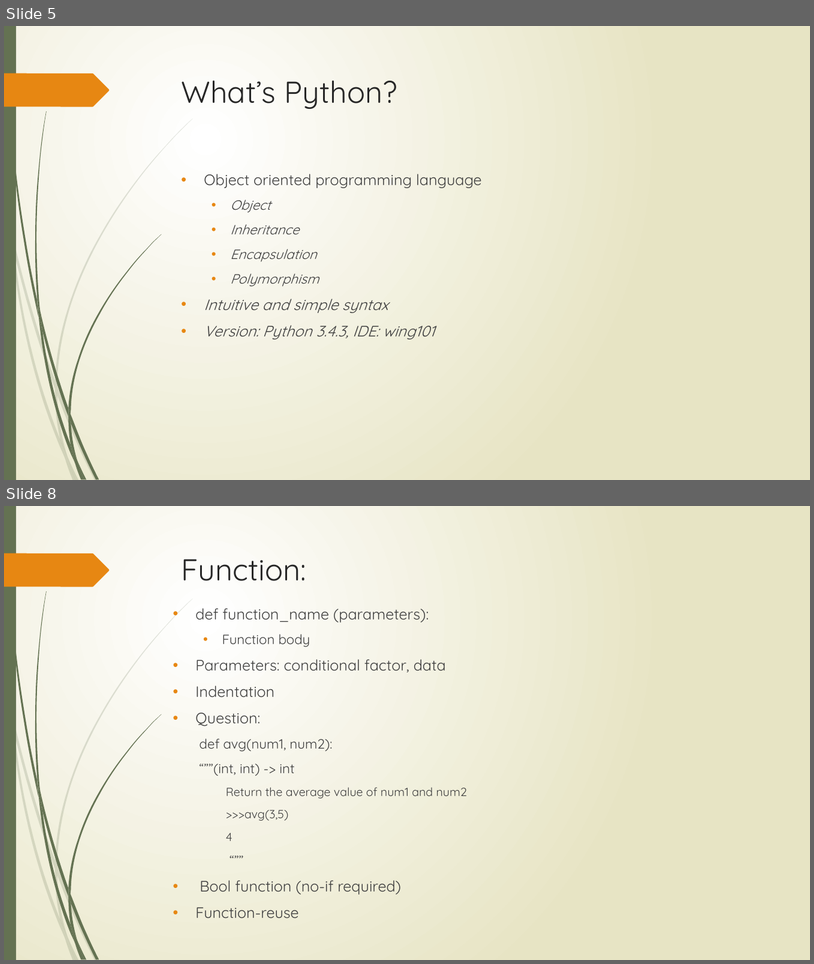
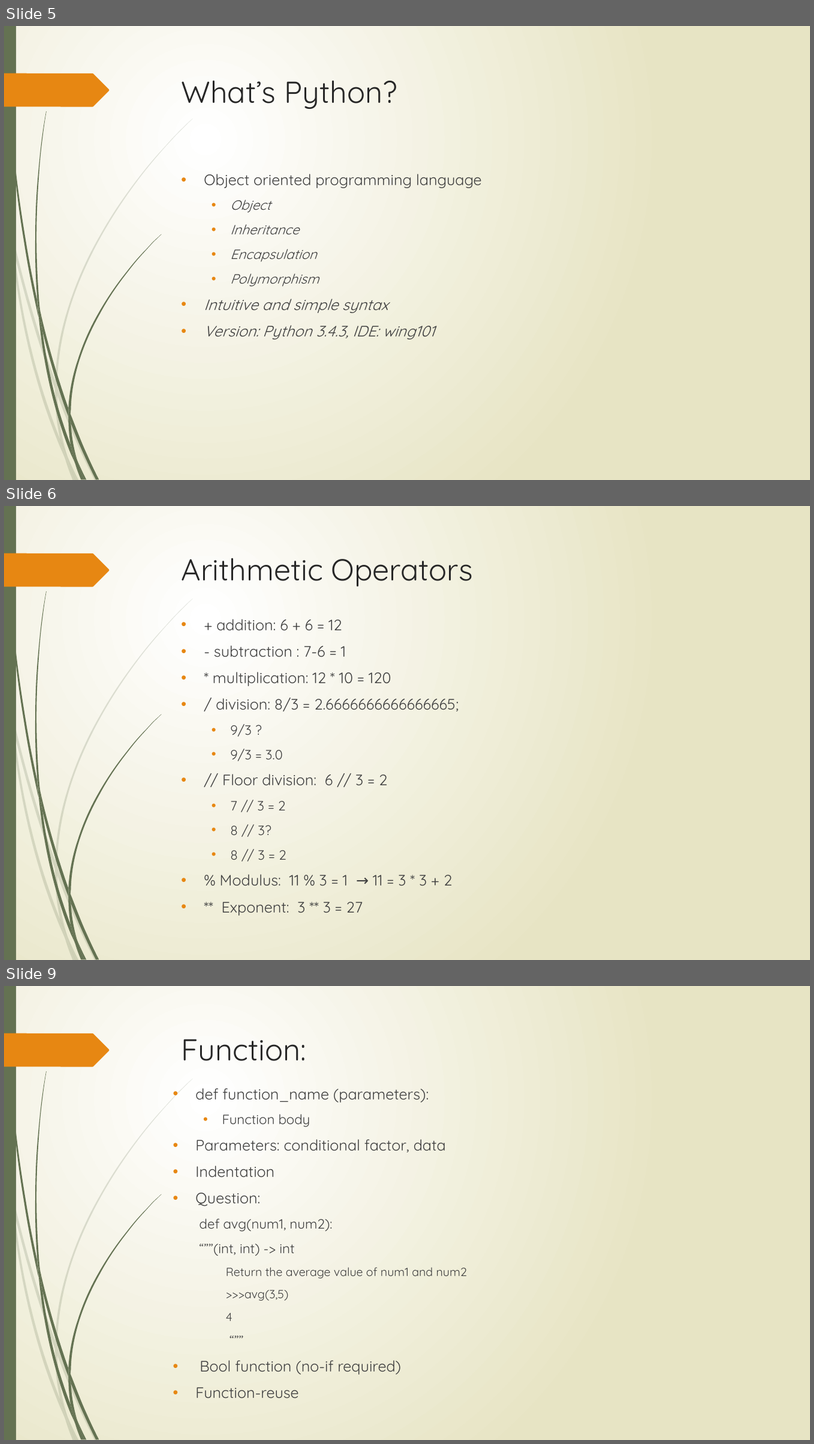
Before and after one commit to percyteng/Python-lecture, a slide deck: Lecture.pptx. Shown one above the other, each under a label of ours: slides 5 and 8 before the commit, slides 5, 6 and 9 after it; the slides between them are not shown. The pictures are 814x964 and 814x1444 pixels, drawn with LibreOffice and Linux fonts; fonts in the diff are those of the drawing. Boxes give left, top, right and bottom in pixels: in the first picture for what was removed or moved away, otherwise in the second. Text is boxed around its words. In the diff, an @@ line names an element or a change of style, - is before the commit and + after.

```diff
--- a/Lecture.pptx
+++ b/Lecture.pptx
@@ slide 6 added at box(4, 506, 810, 960), background gradient #FFFFFF to #E8E6C4; not listed: 24 template elements that a slide beside it also shows @@
@@ title added at box(182, 558, 473, 586), 36 pt, text #262626 @@
+Arithmetic Operators
@@ text added at box(213, 619, 459, 915), 18 pt, text #404040 @@
+• + addition: 6 + 6 = 12
+• - subtraction : 7-6 = 1
+• * multiplication: 12 * 10 = 120
+• / division: 8/3 = 2.6666666666666665;
+  • 9/3 ?
+  • 9/3 = 3.0
+• // Floor division: 6 // 3 = 2
+  • 7 // 3 = 2
+  • 8 // 3?
+  • 8 // 3 = 2
+• % Modulus: 11 % 3 = 1 → 11 = 3 * 3 + 2
+• ** Exponent: 3 ** 3 = 27
@@ what was slide 8 is now slide 9 @@
```
Also in this commit, not shown: 6 slides changed, 1 slide removed, 1 other file.
